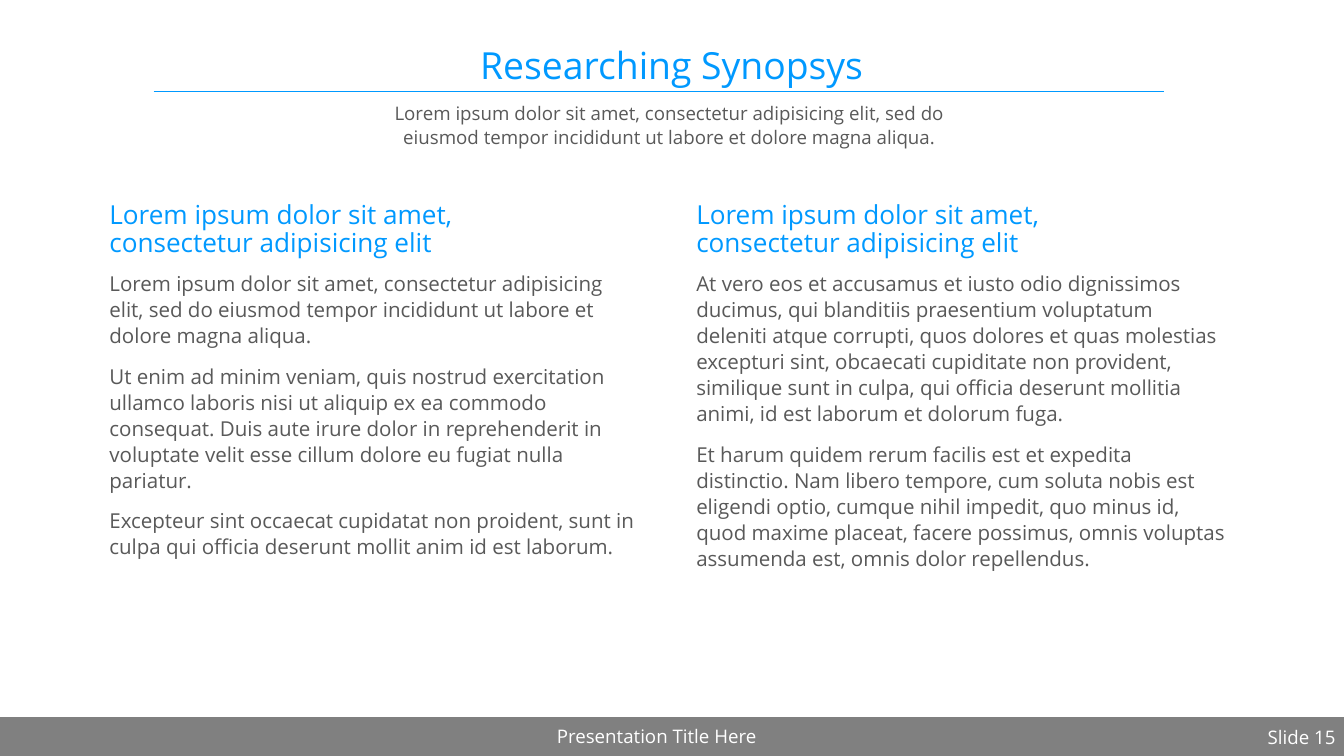
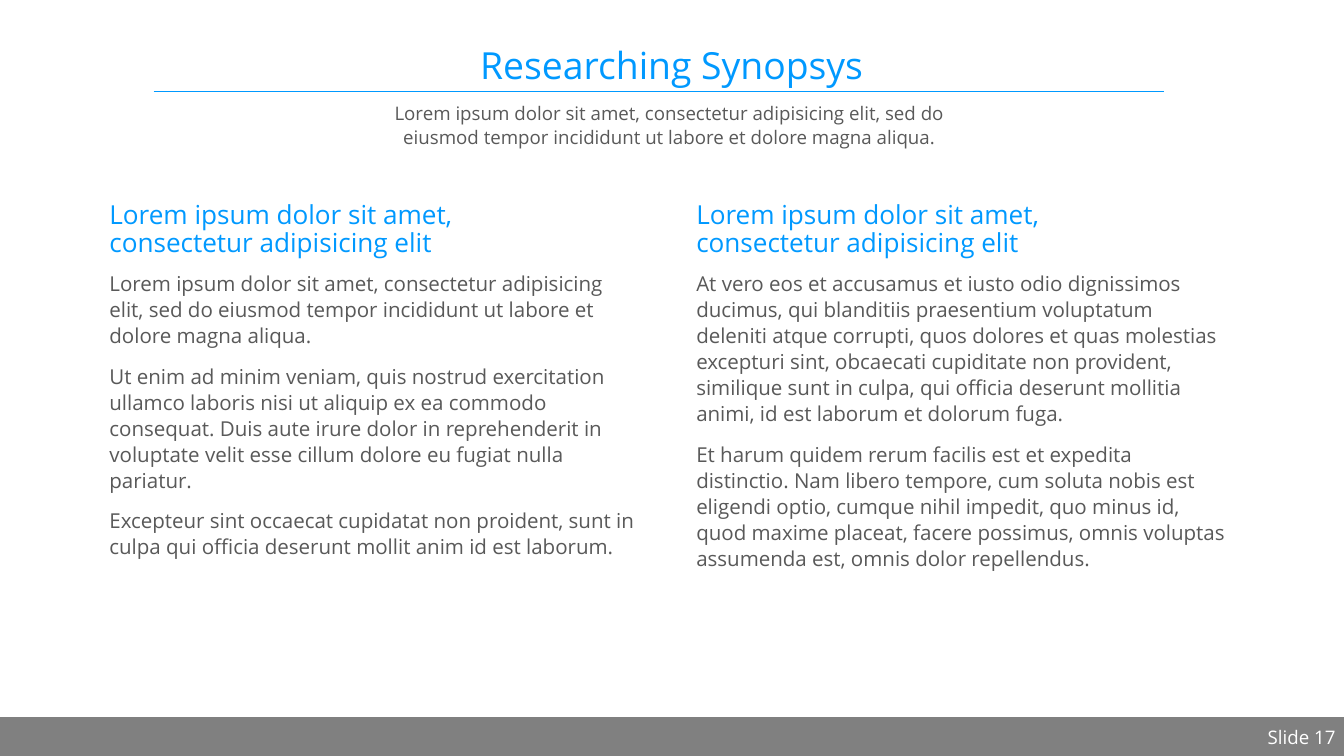
Before and after one commit to zainabaaboumoussa/taketaxi_template, a slide deck: slide 17 of Presentations/TakeTaxi_2018_2019.pptx (slide 15 before the commit). Drawn at 1344x756 pixels with LibreOffice and Linux fonts; fonts in the diff are those of the drawing; background and template pictures are left out. Boxes give left, top, right and bottom in pixels: in the first picture for what was removed or moved away, otherwise in the second. Text is boxed around its words. In the diff, an @@ line names an element or a change of style, - is before the commit and + after.

```diff
--- a/Presentations/TakeTaxi_2018_2019.pptx
+++ b/Presentations/TakeTaxi_2018_2019.pptx
@@ text removed at (x1=557, y1=729, x2=756, y2=743) @@
-Presentation Title Here
@@ page number at (x1=1268, y1=730, x2=1335, y2=744): text changed @@
-Slide 15
+Slide 17
```
Also in this commit, not shown: 11 other slides changed, 3 slides added, 2 slides removed.
